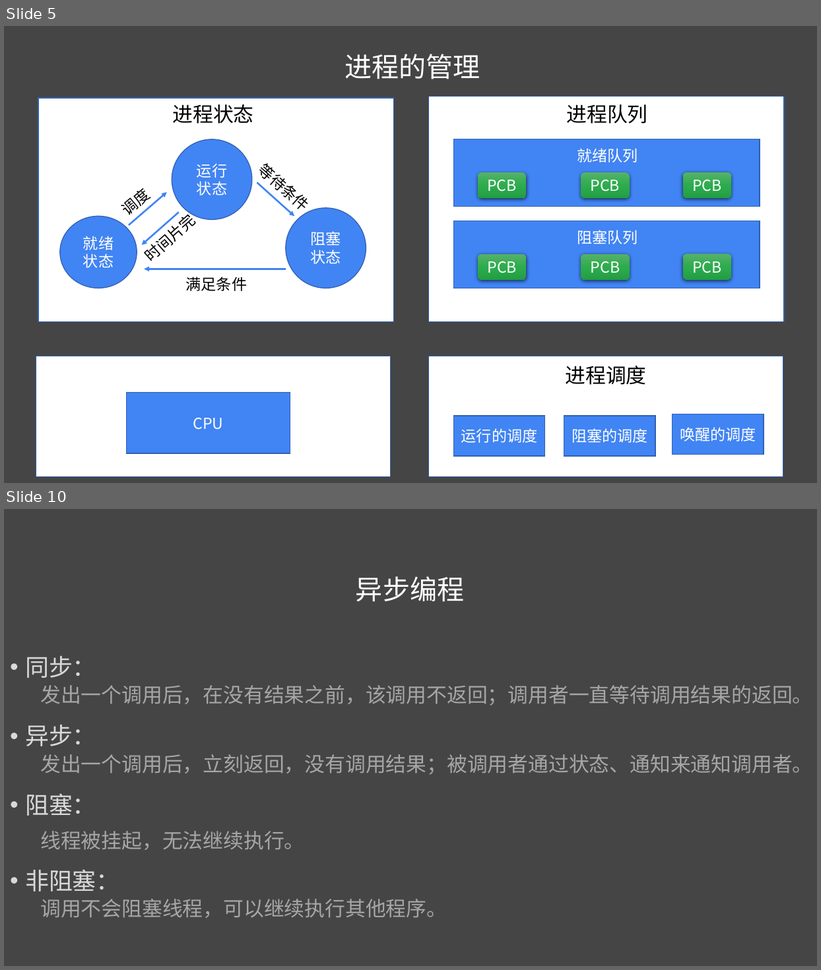
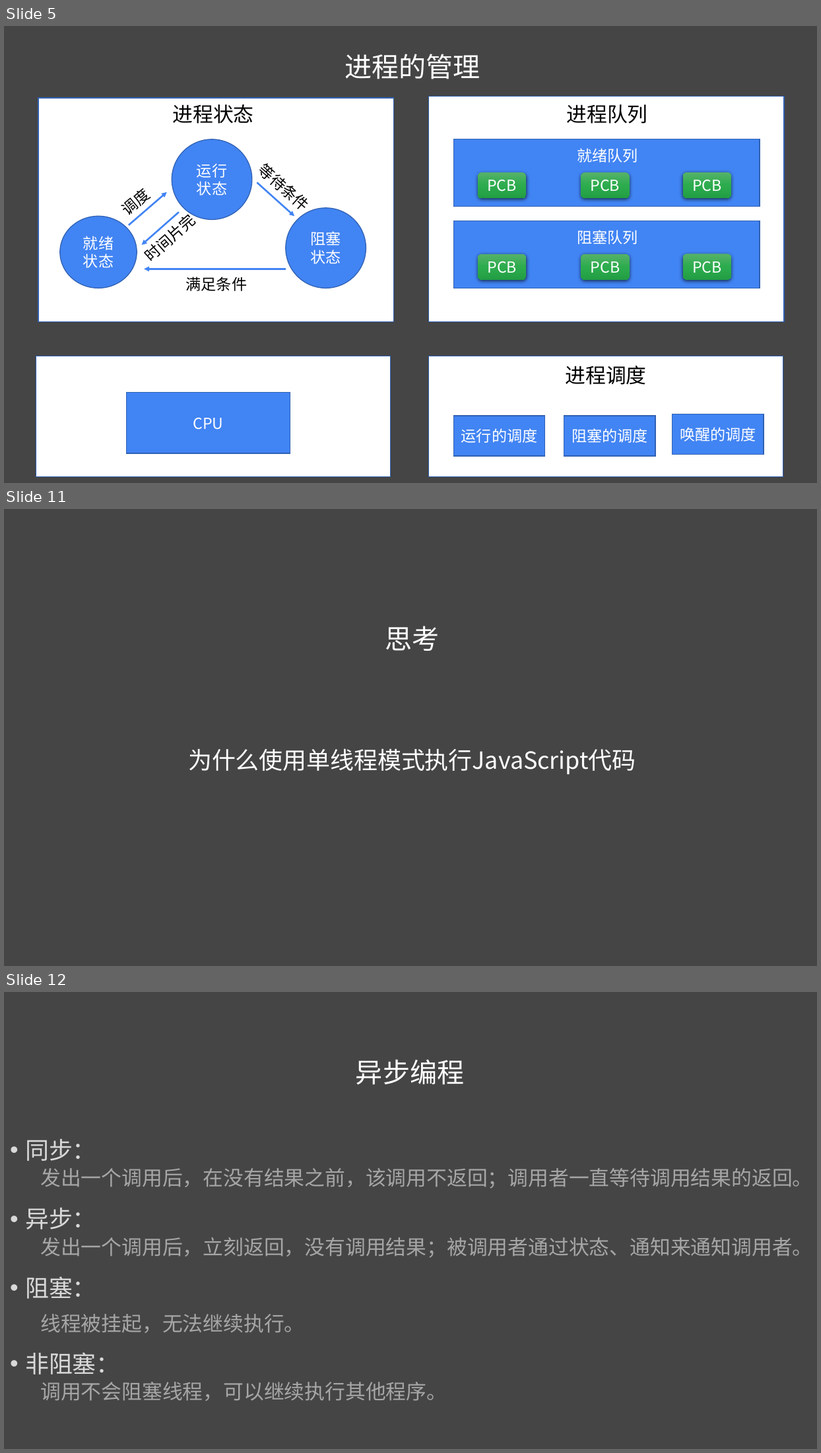
Before and after one commit to liuweiGL/share, a slide deck: ppt/JavaScript基础二.pptx. Shown one above the other, each under a label of ours: slides 5 and 10 before the commit, slides 5, 11 and 12 after it; the slides between them are not shown. The pictures are 821x970 and 821x1453 pixels, drawn with LibreOffice and Linux fonts; fonts in the diff are those of the drawing. Boxes give left, top, right and bottom in pixels: in the first picture for what was removed or moved away, otherwise in the second. Text is boxed around its words. In the diff, an @@ line names an element or a change of style, - is before the commit and + after.

```diff
--- a/ppt/JavaScript基础二.pptx
+++ b/ppt/JavaScript基础二.pptx
@@ slide 11 added at (4, 509, 817, 966), background #454545 @@
@@ text added at (385, 626, 439, 651), 32 pt, text #FFFFFF @@
+思考
@@ text added at (188, 749, 636, 775), 28 pt, text #FFFFFF @@
+为什么使用单线程模式执行JavaScript代码
@@ what was slide 10 is now slide 12 @@
```
Also in this commit, not shown: 4 slides changed, 14 other slides added, 2 slides removed.
